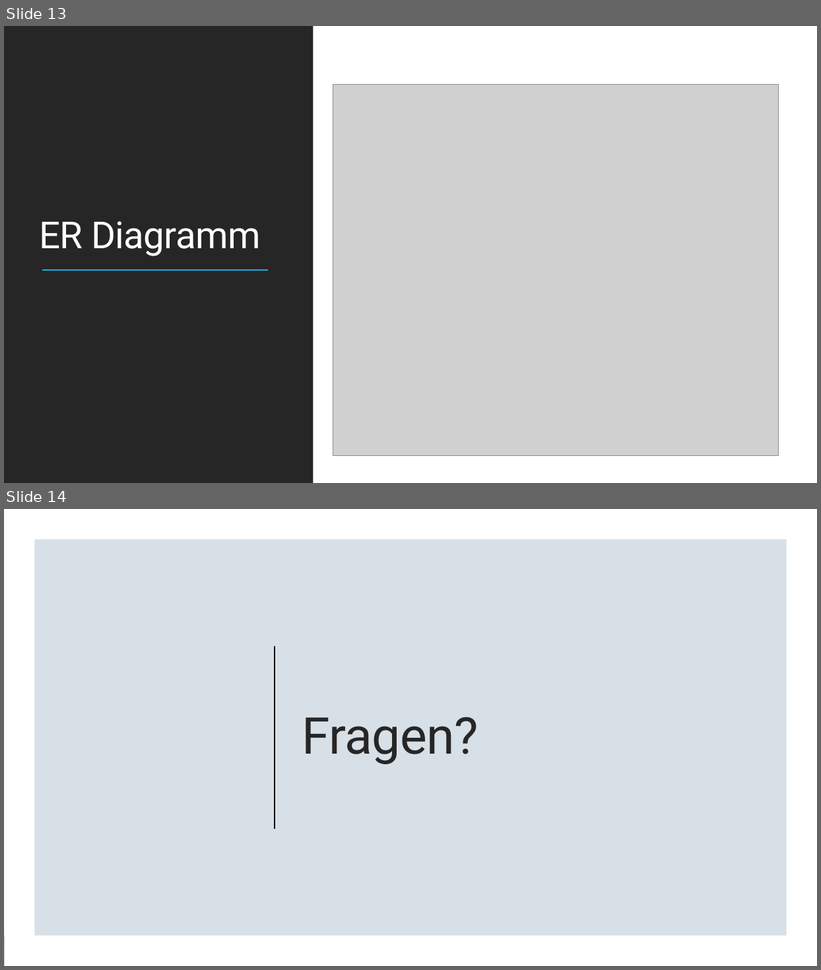
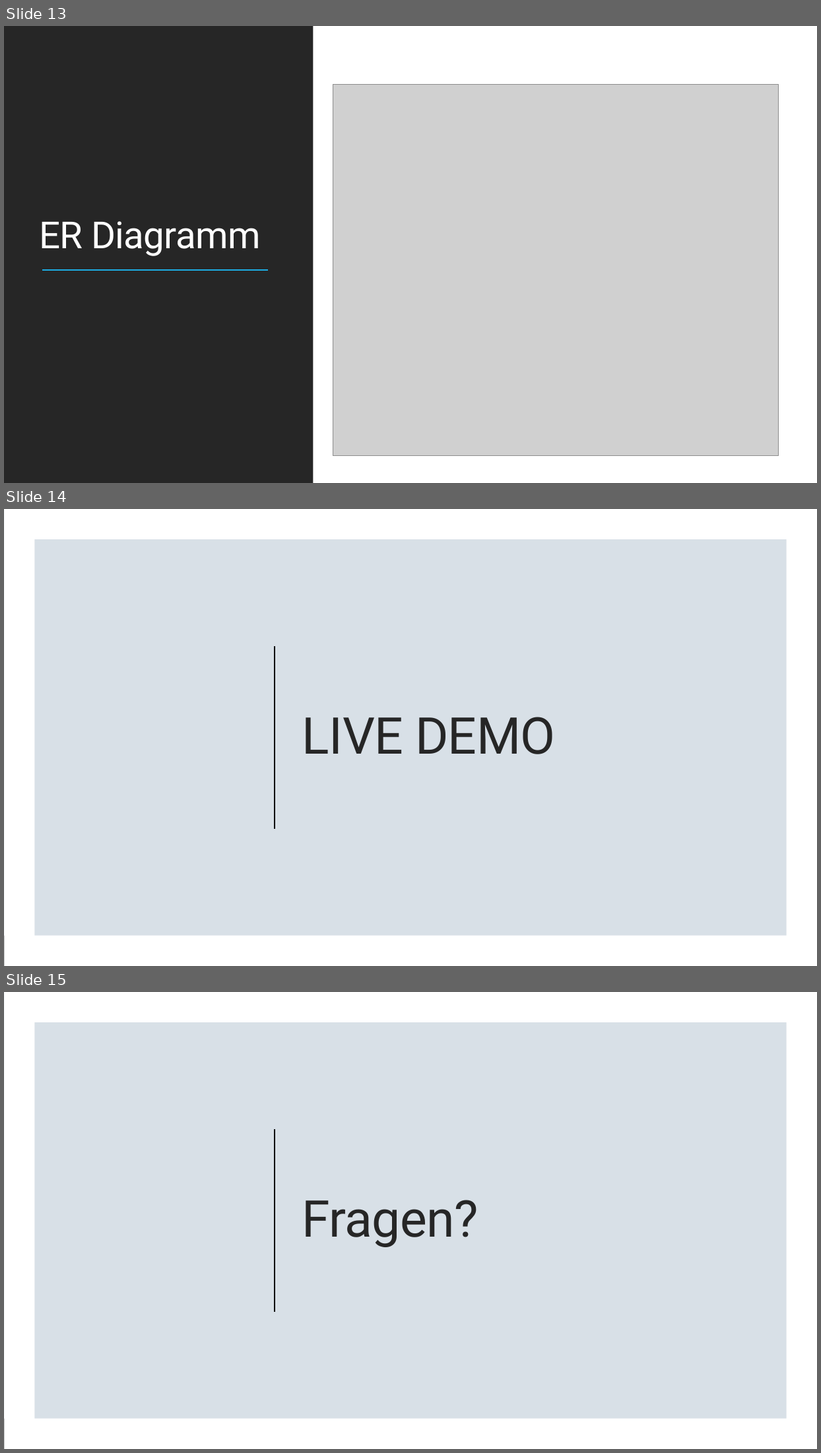
Before and after one commit to eliaspasche/film_distribution, a slide deck: doc/presentation.pptx. Shown one above the other, each under a label of ours: slides 13 and 14 before the commit, slides 13, 14 and 15 after it. The pictures are 821x970 and 821x1453 pixels, drawn with LibreOffice and Linux fonts; fonts in the diff are those of the drawing; grey boxes stand for pictures. Boxes give left, top, right and bottom in pixels: in the first picture for what was removed or moved away, otherwise in the second. Text is boxed around its words. In the diff, an @@ line names an element or a change of style, - is before the commit and + after.

Commit message:
doc: added live demo slide

```diff
--- a/doc/presentation.pptx
+++ b/doc/presentation.pptx
@@ slide 14 added at (4,509,817,966), background #D9E0E7 @@
@@ rectangle added at (4,509,817,966), fill #FFFFFF @@
@@ rectangle added at (34,539,787,936), fill #D9E0E7 @@
@@ line added from (275, 646) to (275, 829), #000000 1.5 pt @@
@@ title added at (302,717,556,755), 60 pt, text #262626 @@
+LIVE DEMO
@@ rectangle added at (4,936,817,966), fill #262626 @@
@@ what was slide 14 is now slide 15 @@
```
